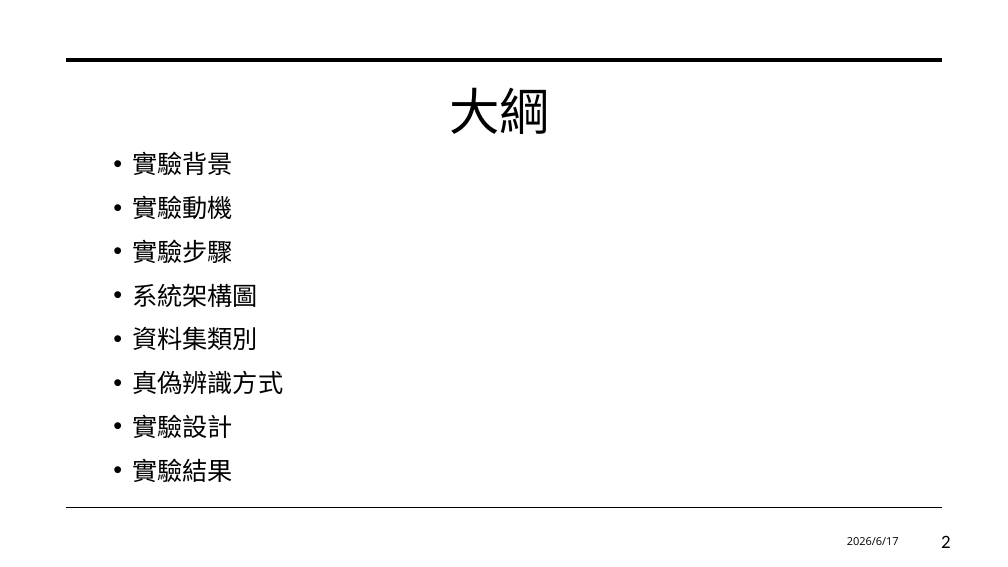
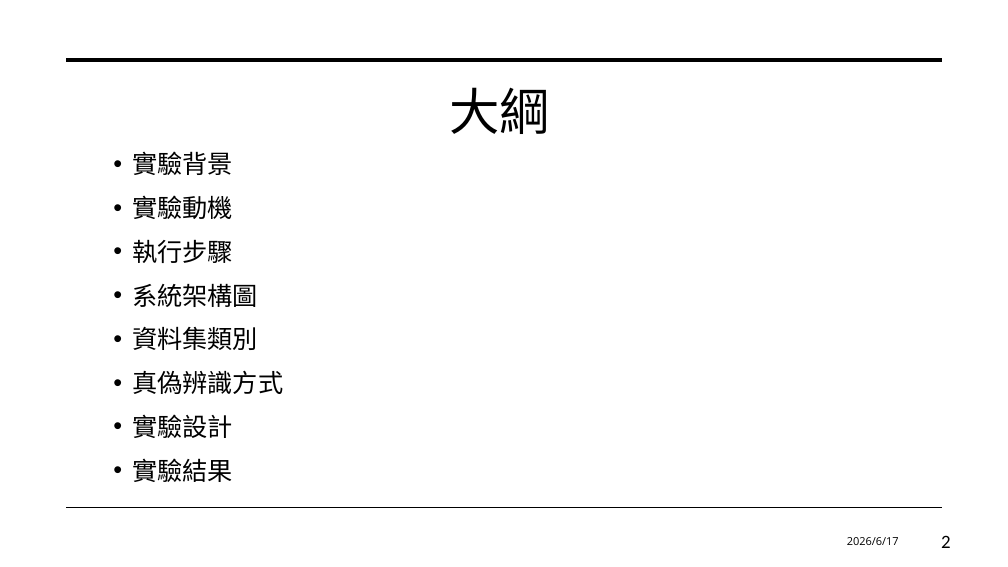
Before and after one commit to 0071ht/Special-topic-implementation, a slide deck: slide 2 of 專題報告.pptx. Drawn at 1008x567 pixels with LibreOffice and Linux fonts; fonts in the diff are those of the drawing. Boxes give left, top, right and bottom in pixels: in the first picture for what was removed or moved away, otherwise in the second. Text is boxed around its words. In the diff, an @@ line names an element or a change of style, - is before the commit and + after.

```diff
--- a/專題報告.pptx
+++ b/專題報告.pptx
@@ text at [132,239,233,263]: text changed @@
-• 實驗步驟
+• 執行步驟
```
Also in this commit, not shown: 2 other slides changed.
